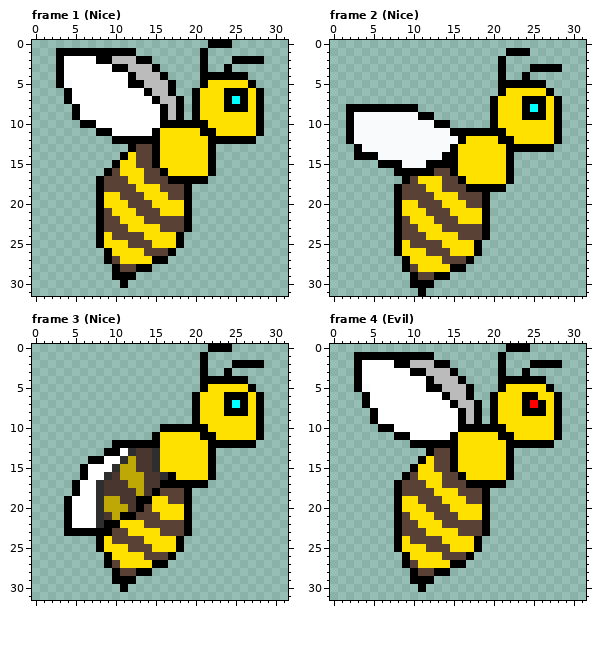
Pixel-art file, stored at aseprite/bee.aseprite. The picture above is the old version.
32x32 pixels, 6 frames. Colours within 5 levels of each other are drawn and written as one. Shown: frame 1 (Nice), frame 2 (Nice), frame 3 (Nice), frame 4 (Evil). The commit also changed other frames, which this record leaves out.
Now the later version:
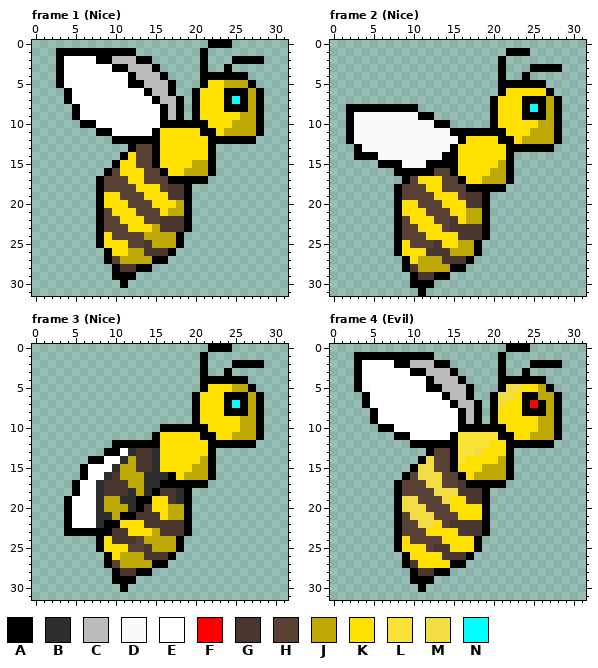
Palette (. is transparent): A #000000  B #2f2e2e  C #bbbbbb  D #f9fafb  E #ffffff  F #ff0000  G #49362e  H #5a4136  J #bda806  K #ffe100  L #fbe335  M #f2dd44  N #00ffff
Change:
Frame 1 (Nice):
y 5: x 24..26 KKK -> JJJ
y 6..8: x 27 K -> J
y 9: x 26..27 KK -> JJ
y 10: x 25..27 KKK -> JJJ
y 11: x 24..27 KKKK -> JJJJ
y 15: x 20..21 KK -> JJ
y 16: x 19..21 KKK -> JJJ
y 18..19: x 17..18 HH -> GG
y 20: x 18 K -> J
y 21: x 17..18 KK -> JJ
y 22: x 16..18 HHH -> GGG
y 23: x 15..18 KHHH -> JGGG
y 24: x 14..17 KKKK -> JJJJ
y 25: x 14..17 HKKK -> GJJJ
y 26: x 12..16 KKHHH -> JJGGG
y 27: x 11..14 KKKK -> JJJJ
y 28: x 11..12 HH -> GG
Frame 2 (Nice):
y 7..9: x 27 K -> J
y 10: x 26..27 KK -> JJ
y 11: x 25..27 KKK -> JJJ
y 12: x 24..27 KKKK -> JJJJ
y 15: x 21 K -> J
y 16: x 20..21 KK -> JJ
y 17: x 19..21 KKK -> JJJ
y 19..20: x 17..18 HH -> GG
y 21: x 17..18 KK -> JJ
y 22: x 15 H -> G; x 17..18 KK -> JJ
y 23: x 15..18 HHHH -> GGGG
y 24: x 16..18 HHH -> GGG
y 25: x 13 H -> G; x 16..17 KK -> JJ
y 26: x 12..17 HHHKKK -> GGGJJJ
y 27: x 11..16 KKKHHH -> JJJGGG
y 28: x 10..14 HKKKK -> GJJJJ
y 29: x 11..12 HH -> GG
Frame 3 (Nice):
y 5: x 25..26 KK -> JJ
y 6..8: x 27 K -> J
y 9..10: x 26..27 KK -> JJ
y 11: x 25..27 KKK -> JJJ
y 14: x 21 K -> J
y 15: x 20..21 KK -> JJ
y 16: x 14..15 GG -> BB; x 19..21 KKK -> JJJ
y 17: x 14..15 GG -> BB
y 18: x 12 G -> B; x 14 G -> B; x 16..18 HHH -> GGB
y 19: x 11..12 GG -> BB; x 17..18 HH -> GB
y 20: x 12 G -> B; x 14 H -> G; x 17..18 KK -> JJ
y 21: x 9 G -> B; x 13..15 HHH -> GGG; x 17..18 KK -> JJ
y 22: x 14..18 HHHHH -> GGGGG
y 23: x 10..11 HH -> GG; x 15..18 KHHH -> JGGG
y 24: x 10..12 HHH -> GGG; x 14..17 KKKK -> JJJJ
y 25: x 14..17 HKKK -> GJJJ
y 26: x 11..16 KKKHHH -> JJJGGG
y 27: x 11..14 KKKK -> JJJJ
y 28: x 11..12 HH -> GG
Frame 4 (Evil):
y 5: x 22..23 KK -> MM; x 26 K -> J
y 6: x 21..22 KK -> MM; x 26..27 KK -> JJ
y 7: x 21 K -> M; x 27 K -> J
y 8: x 27 K -> J
y 9..10: x 26..27 KK -> JJ
y 11: x 16..20 KKKKK -> LLLLL; x 25..27 KKK -> JJJ
y 12: x 16..19 KKKK -> LLLL
y 13: x 16..18 KKK -> LLM
y 14: x 12 K -> M; x 16 K -> L; x 21 K -> J
y 15: x 11..12 KK -> MM; x 19..21 KKK -> JJJ
y 16: x 11..13 KKK -> MMM; x 18..21 KKKK -> JJJJ
y 17: x 12..13 KK -> MM; x 16 H -> G
y 18: x 13..18 KKKHHH -> MMMGGG
y 19: x 9..10 KK -> MM; x 14 K -> M; x 17..18 HH -> GG
y 20: x 9..11 KKK -> MMM
y 21: x 10..12 KKK -> MMM
y 22: x 11..12 KK -> MM; x 15..18 HHHH -> GGGG
y 23: x 16..18 HHH -> GGG
y 25: x 13..14 HH -> GG
y 26: x 14..16 HHH -> GGG
y 27: x 10 H -> G
y 28: x 11..12 HH -> GG
Where, in picture pixels (left, top, right, bottom), the same in both pictures:
changed: (224, 80, 256, 136)
changed: (120, 160, 208, 272)
changed: (410, 96, 554, 280)
changed: (104, 384, 256, 576)
changed: (402, 384, 554, 576)
